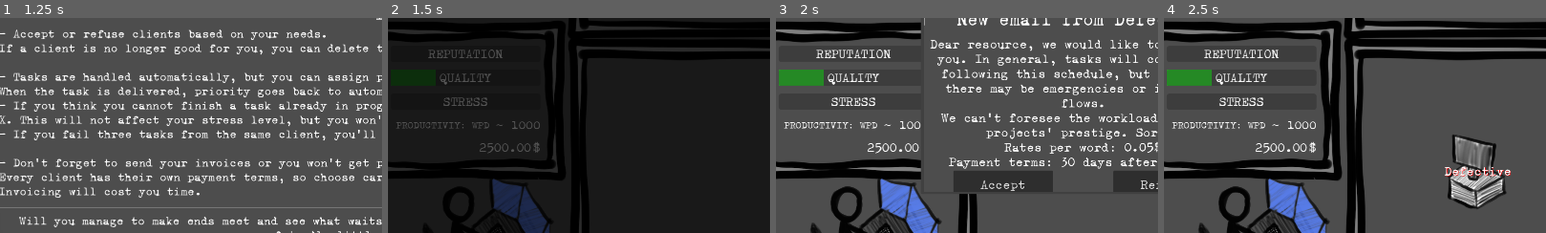
Above: before the commit, frames 1-4 (left to right).
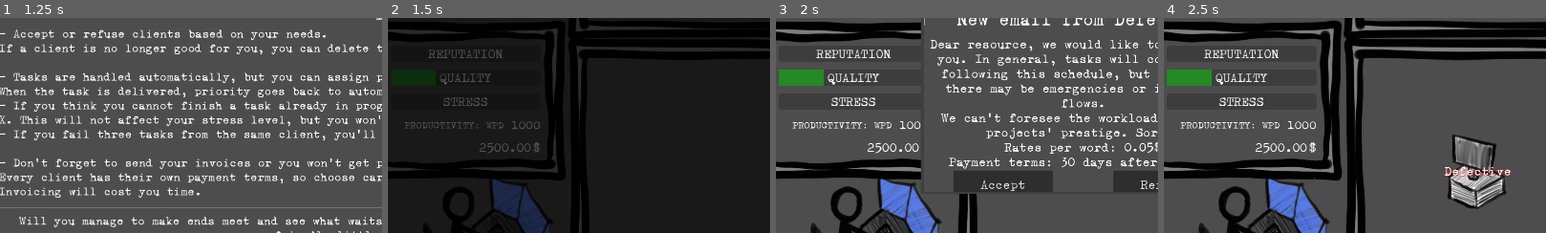
Above: after the commit, the same moments.

Repository: ildede/game-off-2025
Game: Godot game, scene res://scenes/game/screens/splash_screen/splash.tscn
Two runs of this game, one before a commit and one after it. Both use one fixed random seed, a clock stepped at 60 frames per second and the inputs below.
Inputs:
- Up to frame 1 (1.25 s): click "LET'S GO!" at 0.5 s
- Up to frame 2 (1.5 s): click "START" at 1.25 s
- Up to frame 3 (2 s): no input
- Up to frame 4 (2.5 s): click "Accept" at 2 s
The pictures show only the part of the screen within x 3-53%, y 24-74%; the shares and areas given below are measured in that part.

Frame 1 is identical in both runs. In frame 2, 0.3% of the frame differs, in the area x 2-31%, y 48-52%; in frame 3, 0.6%; in frame 4, 0.6%.

Commit message:
fix: typo

Diff:
--- a/scenes/ui/game_information/game_information.tscn
+++ b/scenes/ui/game_information/game_information.tscn
@@ -14,7 +14,7 @@
 [sub_resource type="StyleBoxFlat" id="StyleBoxFlat_lquwl"]
 bg_color = Color(1, 0, 0, 0.3529412)
 
-[node name="GameInformation" type="Control"]
+[node name="GameInformation" type="Control" unique_id=1485239293]
 layout_mode = 3
 anchors_preset = 15
 anchor_right = 1.0
@@ -23,23 +23,23 @@
 grow_vertical = 2
 script = ExtResource("1_f6qh3")
 
-[node name="ClockAndButtons" type="GridContainer" parent="."]
+[node name="ClockAndButtons" type="GridContainer" parent="." unique_id=534331728]
 layout_mode = 0
 offset_right = 510.0
 offset_bottom = 261.0
 columns = 2
 
-[node name="Clock" parent="ClockAndButtons" instance=ExtResource("2_g6785")]
-layout_mode = 2
-size_flags_horizontal = 3
-size_flags_vertical = 3
-
-[node name="Buttons" type="GridContainer" parent="ClockAndButtons"]
-layout_mode = 2
-size_flags_horizontal = 3
-size_flags_vertical = 3
-
-[node name="DayOff" type="Button" parent="ClockAndButtons/Buttons"]
+[node name="Clock" parent="ClockAndButtons" unique_id=129999335 instance=ExtResource("2_g6785")]
+layout_mode = 2
+size_flags_horizontal = 3
+size_flags_vertical = 3
+
+[node name="Buttons" type="GridContainer" parent="ClockAndButtons" unique_id=784658925]
+layout_mode = 2
+size_flags_horizontal = 3
+size_flags_vertical = 3
+
+[node name="DayOff" type="Button" parent="ClockAndButtons/Buttons" unique_id=1521155130]
 custom_minimum_size = Vector2(175, 60)
 layout_mode = 2
 size_flags_horizontal = 6
@@ -47,7 +47,7 @@
 disabled = true
 text = "Day off"
 
-[node name="Holiday" type="Button" parent="ClockAndButtons/Buttons"]
+[node name="Holiday" type="Button" parent="ClockAndButtons/Buttons" unique_id=691956926]
 custom_minimum_size = Vector2(175, 60)
 layout_mode = 2
 size_flags_horizontal = 6
@@ -56,7 +56,7 @@
 disabled = true
 text = "Holiday"
 
-[node name="InfoPanel" type="PanelContainer" parent="."]
+[node name="InfoPanel" type="PanelContainer" parent="." unique_id=614918420]
 layout_mode = 0
 offset_top = 260.0
 offset_right = 510.0
@@ -64,18 +64,18 @@
 size_flags_horizontal = 3
 size_flags_vertical = 3
 
-[node name="MarginContainer" type="MarginContainer" parent="InfoPanel"]
+[node name="MarginContainer" type="MarginContainer" parent="InfoPanel" unique_id=1266385022]
 layout_mode = 2
 theme_override_constants/margin_left = 10
 theme_override_constants/margin_top = 10
 theme_override_constants/margin_right = 10
 theme_override_constants/margin_bottom = 10
 
-[node name="GridContainer" type="GridContainer" parent="InfoPanel/MarginContainer"]
+[node name="GridContainer" type="GridContainer" parent="InfoPanel/MarginContainer" unique_id=1050445708]
 layout_mode = 2
 theme_override_constants/v_separation = 20
 
-[node name="ReputationLabel" type="Label" parent="InfoPanel/MarginContainer/GridContainer"]
+[node name="ReputationLabel" type="Label" parent="InfoPanel/MarginContainer/GridContainer" unique_id=1401866720]
 custom_minimum_size = Vector2(0, 40)
 layout_mode = 2
 size_flags_horizontal = 3
@@ -85,7 +85,7 @@
 vertical_alignment = 1
 uppercase = true
 
-[node name="ReputationBar" type="ProgressBar" parent="InfoPanel/MarginContainer/GridContainer/ReputationLabel"]
+[node name="ReputationBar" type="ProgressBar" parent="InfoPanel/MarginContainer/GridContainer/ReputationLabel" unique_id=1552465655]
 show_behind_parent = true
 layout_mode = 1
 anchors_preset = 15
@@ -103,7 +103,7 @@
 value = 45.0
 show_percentage = false
 
-[node name="QualityLabel" type="Label" parent="InfoPanel/MarginContainer/GridContainer"]
+[node name="QualityLabel" type="Label" parent="InfoPanel/MarginContainer/GridContainer" unique_id=866098700]
 custom_minimum_size = Vector2(0, 40)
 layout_mode = 2
 size_flags_horizontal = 3
@@ -113,7 +113,7 @@
 vertical_alignment = 1
 uppercase = true
 
-[node name="QualityBar" type="ProgressBar" parent="InfoPanel/MarginContainer/GridContainer/QualityLabel"]
+[node name="QualityBar" type="ProgressBar" parent="InfoPanel/MarginContainer/GridContainer/QualityLabel" unique_id=1838389006]
 show_behind_parent = true
 custom_minimum_size = Vector2(0, 40)
 layout_mode = 1
@@ -133,7 +133,7 @@
 value = 30.0
 show_percentage = false
 
-[node name="StressLabel" type="Label" parent="InfoPanel/MarginContainer/GridContainer"]
+[node name="StressLabel" type="Label" parent="InfoPanel/MarginContainer/GridContainer" unique_id=835678059]
 custom_minimum_size = Vector2(0, 40)
 layout_mode = 2
 size_flags_horizontal = 3
@@ -143,7 +143,7 @@
 vertical_alignment = 1
 uppercase = true
 
-[node name="StressBar" type="ProgressBar" parent="InfoPanel/MarginContainer/GridContainer/StressLabel"]
+[node name="StressBar" type="ProgressBar" parent="InfoPanel/MarginContainer/GridContainer/StressLabel" unique_id=688583644]
 show_behind_parent = true
 layout_mode = 1
 anchors_preset = 15
@@ -161,7 +161,7 @@
 value = 50.0
 show_percentage = false
 
-[node name="Productivity" type="GridContainer" parent="InfoPanel/MarginContainer/GridContainer"]
+[node name="Productivity" type="GridContainer" parent="InfoPanel/MarginContainer/GridContainer" unique_id=1119421423]
 layout_direction = 2
 layout_mode = 2
 size_flags_horizontal = 3
@@ -169,16 +169,16 @@
 tooltip_text = "Your productivity, translatable words per day."
 columns = 2
 
-[node name="Symbol" type="Label" parent="InfoPanel/MarginContainer/GridContainer/Productivity"]
+[node name="Symbol" type="Label" parent="InfoPanel/MarginContainer/GridContainer/Productivity" unique_id=191447213]
 layout_mode = 2
 size_flags_horizontal = 10
 size_flags_vertical = 3
 theme_override_font_sizes/font_size = 25
-text = "PRODUCTIVIY: WPD ~ "
-horizontal_alignment = 2
-vertical_alignment = 1
-
-[node name="Words" type="Label" parent="InfoPanel/MarginContainer/GridContainer/Productivity"]
+text = "PRODUCTIVITY: WPD "
+horizontal_alignment = 2
+vertical_alignment = 1
+
+[node name="Words" type="Label" parent="InfoPanel/MarginContainer/GridContainer/Productivity" unique_id=214877873]
 layout_mode = 2
 size_flags_horizontal = 8
 size_flags_vertical = 3
@@ -187,14 +187,14 @@
 horizontal_alignment = 2
 vertical_alignment = 1
 
-[node name="GridContainer" type="GridContainer" parent="InfoPanel/MarginContainer/GridContainer"]
+[node name="GridContainer" type="GridContainer" parent="InfoPanel/MarginContainer/GridContainer" unique_id=1470030036]
 layout_direction = 2
 layout_mode = 2
 size_flags_horizontal = 3
 size_flags_vertical = 3
 columns = 2
 
-[node name="Money" type="Label" parent="InfoPanel/MarginContainer/GridContainer/GridContainer"]
+[node name="Money" type="Label" parent="InfoPanel/MarginContainer/GridContainer/GridContainer" unique_id=1828054160]
 layout_mode = 2
 size_flags_horizontal = 10
 size_flags_vertical = 3
@@ -202,7 +202,7 @@
 horizontal_alignment = 2
 vertical_alignment = 1
 
-[node name="Symbol" type="Label" parent="InfoPanel/MarginContainer/GridContainer/GridContainer"]
+[node name="Symbol" type="Label" parent="InfoPanel/MarginContainer/GridContainer/GridContainer" unique_id=1319669820]
 layout_mode = 2
 size_flags_horizontal = 8
 size_flags_vertical = 3
@@ -210,14 +210,14 @@
 horizontal_alignment = 2
 vertical_alignment = 1
 
-[node name="EventsPanel" parent="." instance=ExtResource("3_g4cjn")]
+[node name="EventsPanel" parent="." unique_id=812087541 instance=ExtResource("3_g4cjn")]
 layout_mode = 0
 offset_left = 510.0
 offset_top = -1.0
 offset_right = 1917.0
 offset_bottom = 306.0
 
-[node name="CustomPopupMessage" parent="." instance=ExtResource("4_umi8m")]
+[node name="CustomPopupMessage" parent="." unique_id=1863662479 instance=ExtResource("4_umi8m")]
 visible = false
 notification_sound = true
 
Not shown: 1 places in scenes/ui/game_information/game_information.tscn that only renumber resources
